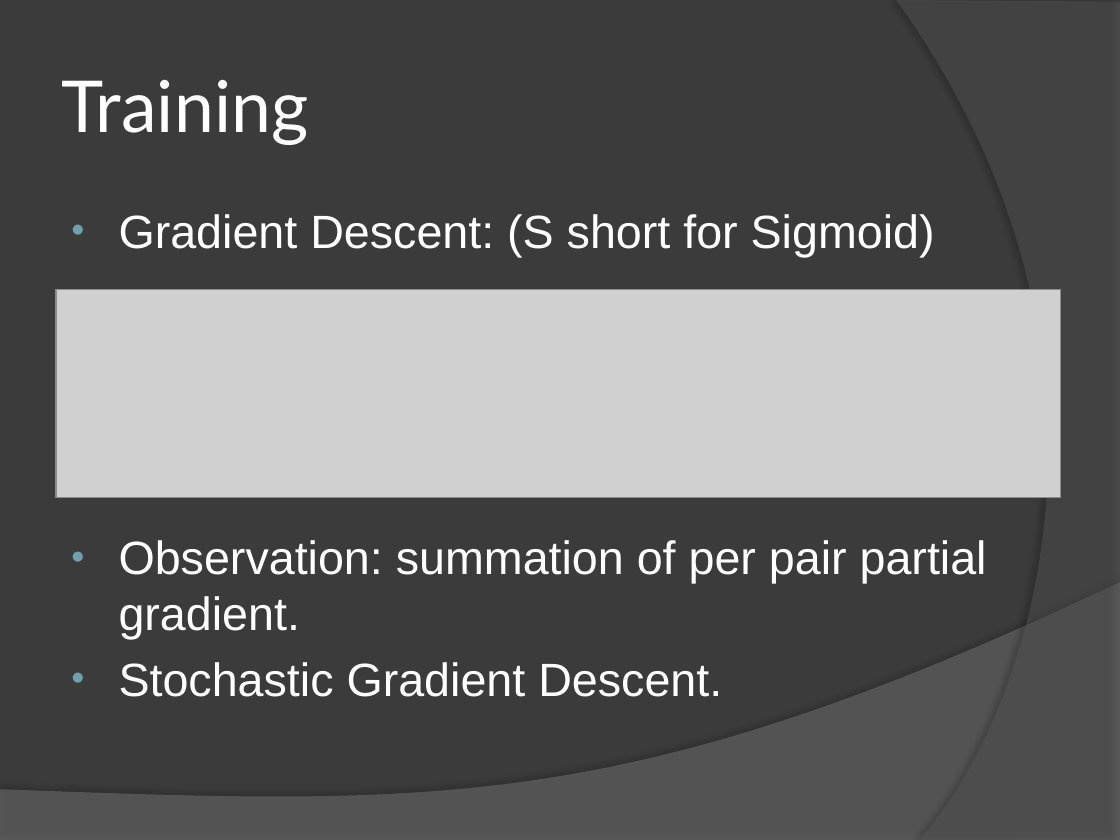
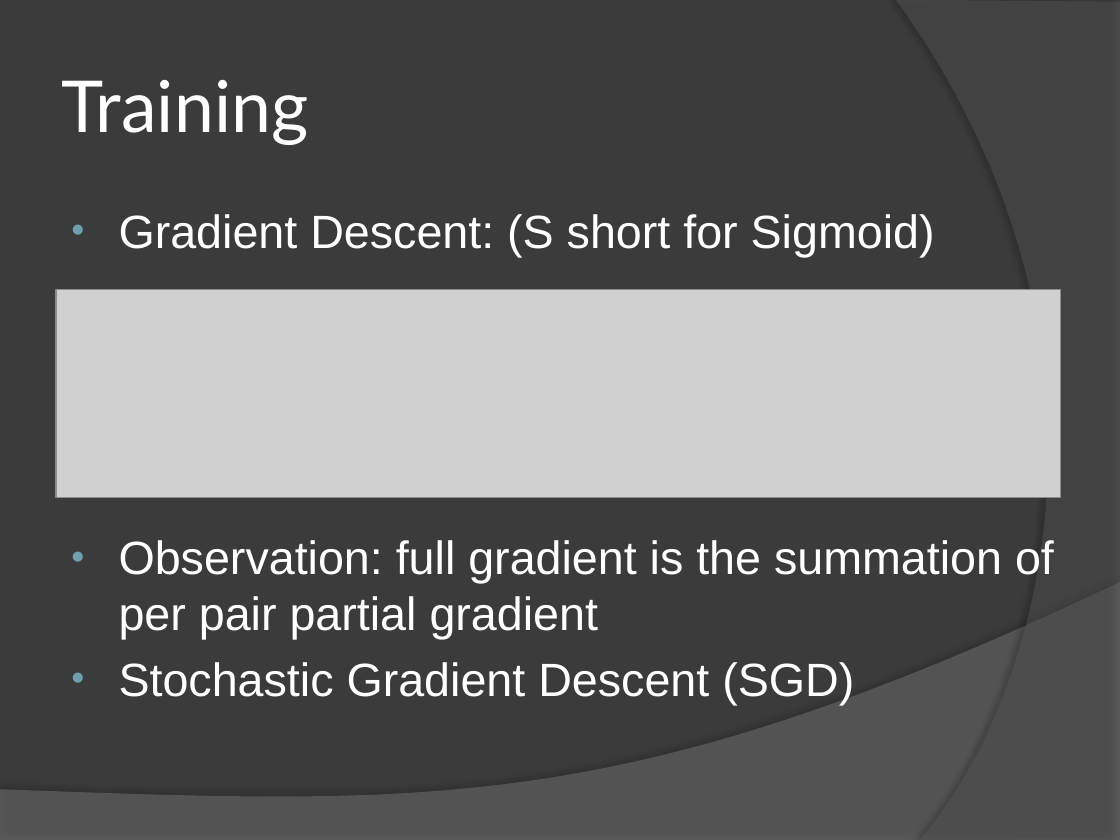
Before and after one commit to hupili/sns-router, a slide deck: slide 14 of report/presentation.pptx. Drawn at 1120x840 pixels with LibreOffice and Linux fonts; fonts in the diff are those of the drawing; grey boxes stand for pictures. Boxes give left, top, right and bottom in pixels: in the first picture for what was removed or moved away, otherwise in the second. Text is boxed around its words. In the diff, an @@ line names an element or a change of style, - is before the commit and + after.

```diff
--- a/report/presentation.pptx
+++ b/report/presentation.pptx
@@ text at (x1=119, y1=540, x2=1054, y2=705): text changed @@
-• Observation: summation of per pair partial gradient.
-• Stochastic Gradient Descent.
+• Observation: full gradient is the summation of per pair partial gradient
+• Stochastic Gradient Descent (SGD)
```
Also in this commit, not shown: 10 other slides changed, 1 slide added, 1 other file.
